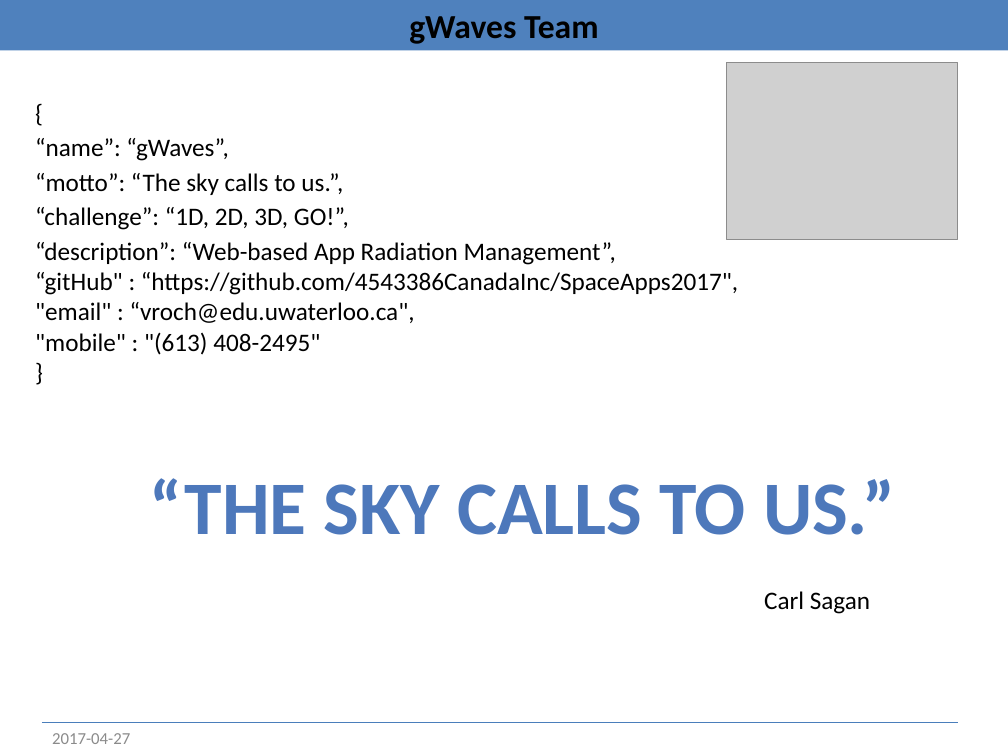
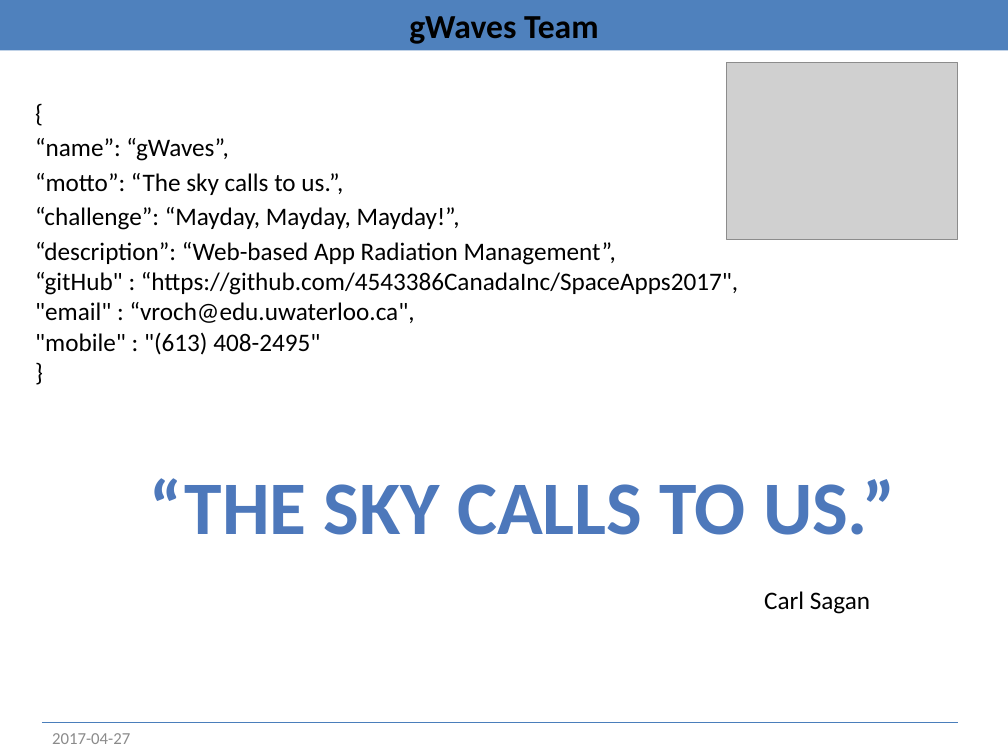
Before and after one commit to JohanneBordeleau/SpaceApp2017, a slide deck: slide 1 of res/SpaceApps.pptx. Drawn at 1008x756 pixels with LibreOffice and Linux fonts; fonts in the diff are those of the drawing; grey boxes stand for pictures. Boxes give left, top, right and bottom in pixels: in the first picture for what was removed or moved away, otherwise in the second. Text is boxed around its words. In the diff, an @@ line names an element or a change of style, - is before the commit and + after.

```diff
--- a/res/SpaceApps.pptx
+++ b/res/SpaceApps.pptx
@@ text at (35,207,460,230): text changed @@
-“challenge”: “1D, 2D, 3D, GO!”,
+“challenge”: “Mayday, Mayday, Mayday!”,
```
Also in this commit, not shown: 5 other slides changed, 2 slides added, 1 slide removed.
